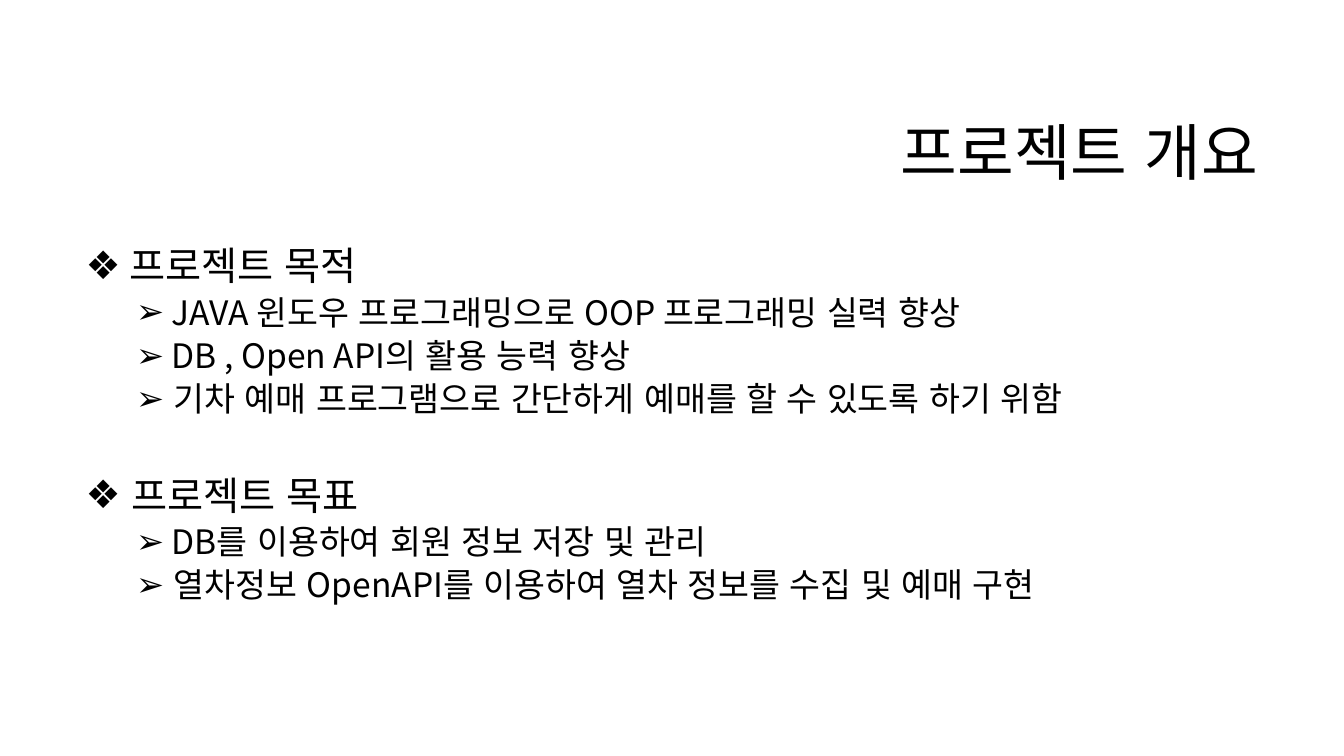
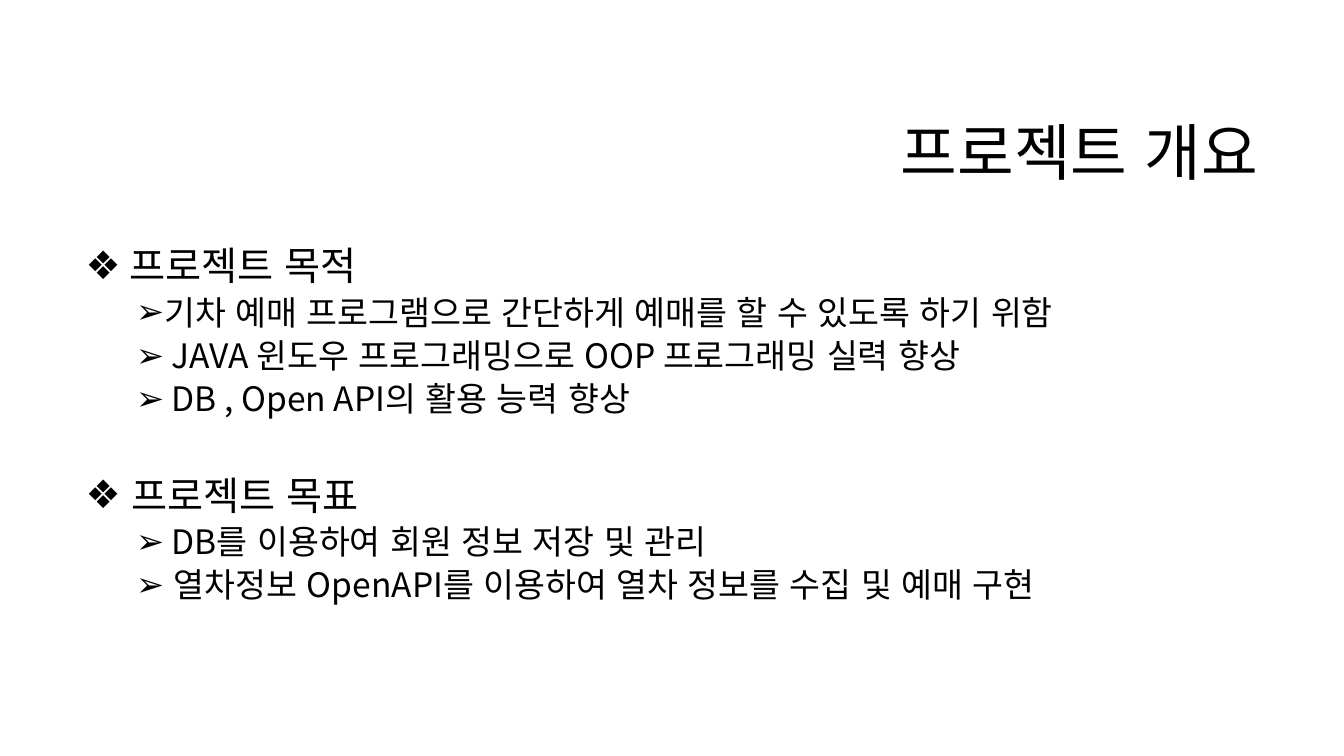
Before and after one commit to eeeeyeot/JAVATrainTicketing, a slide deck: slide 3 of 작업한 내용/기차 예매 프로그램 최종 발표.pptx. Drawn at 1344x756 pixels with LibreOffice and Linux fonts; fonts in the diff are those of the drawing; background and template pictures are left out. Boxes give left, top, right and bottom in pixels: in the first picture for what was removed or moved away, otherwise in the second. Text is boxed around its words. In the diff, an @@ line names an element or a change of style, - is before the commit and + after.

```diff
--- a/작업한 내용/기차 예매 프로그램 최종 발표.pptx
+++ b/작업한 내용/기차 예매 프로그램 최종 발표.pptx
@@ text at (x1=164, y1=297, x2=1053, y2=328): paragraph added @@
+  ➢ 기차 예매 프로그램으로 간단하게 예매를 할 수 있도록 하기 위함
@@ text at (x1=174, y1=383, x2=1062, y2=414): paragraph removed @@
-  ➢ 기차 예매 프로그램으로 간단하게 예매를 할 수 있도록 하기 위함
```
Also in this commit, not shown: 6 other slides changed, 1 slide added, 1 slide removed, 22 other files.
